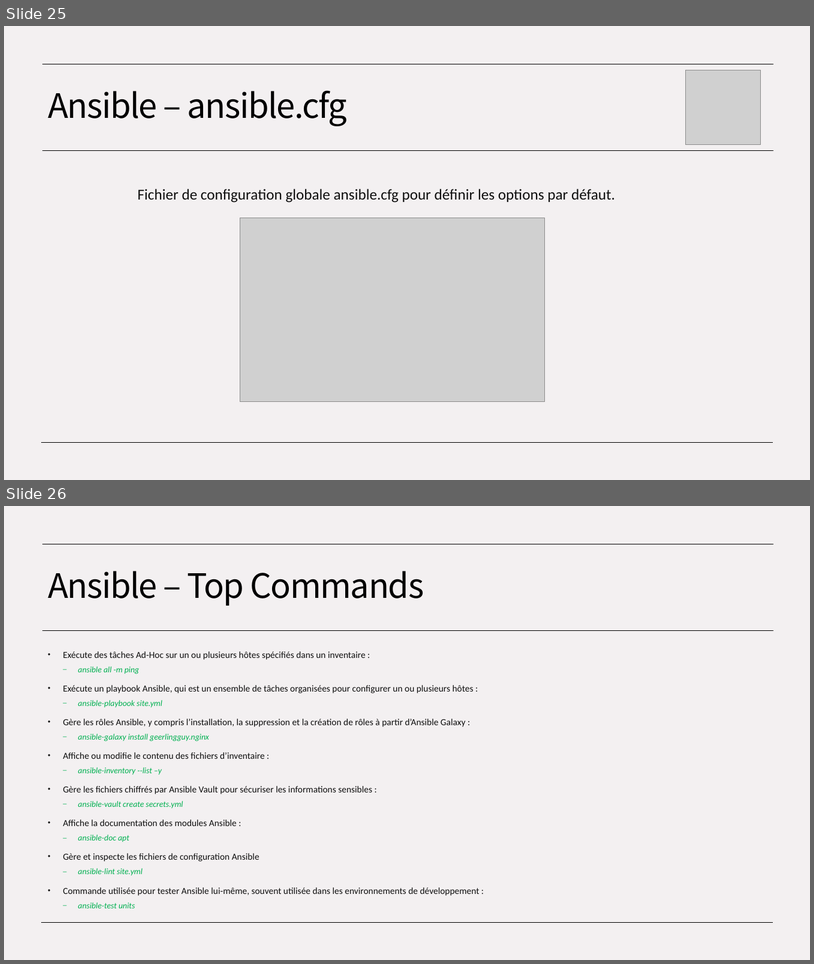
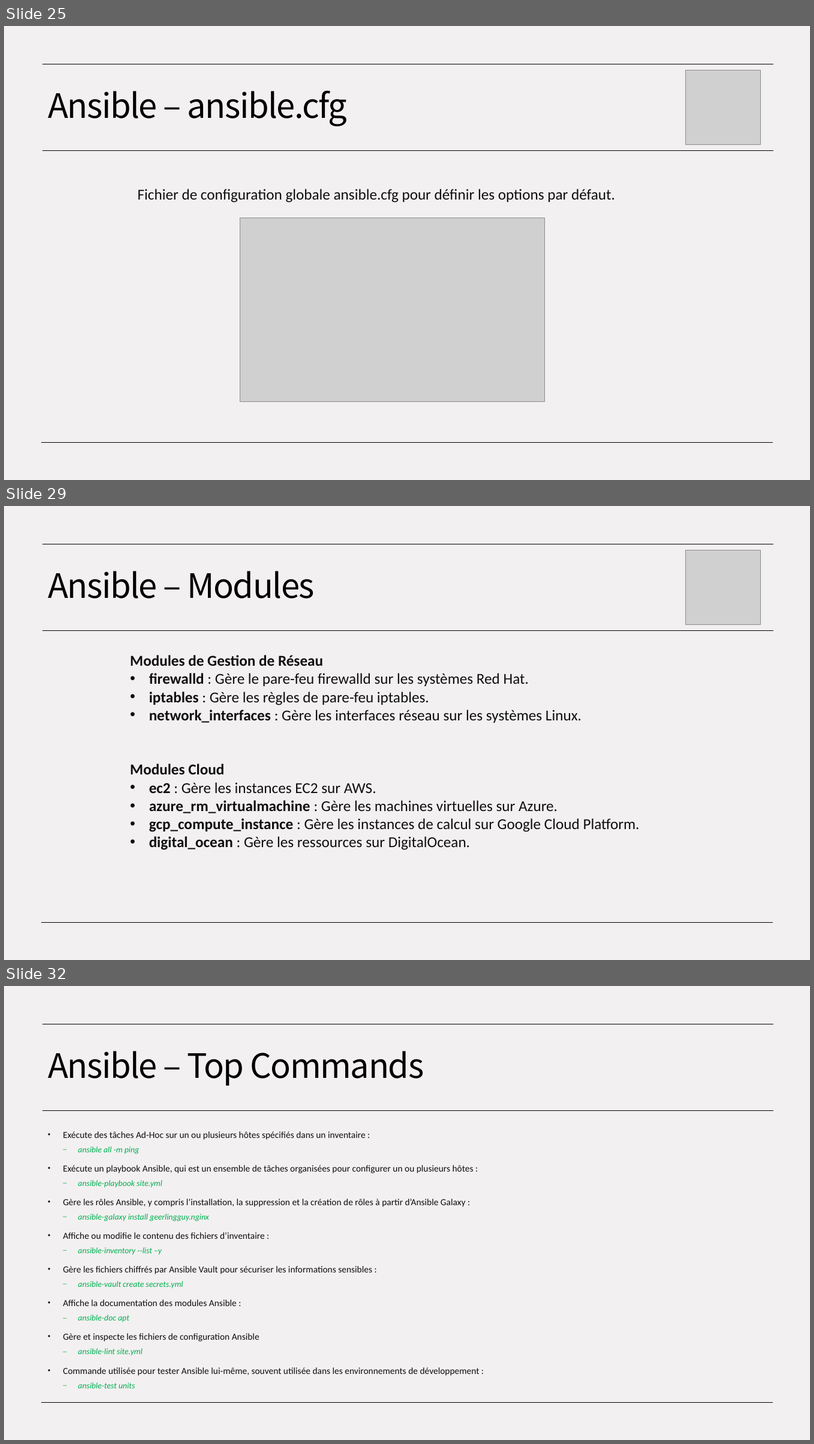
Before and after one commit to ConstevoTechnologies/EPSI---IaC, a slide deck: EPSI - Module IaC.pptx. Shown one above the other, each under a label of ours: slides 25 and 26 before the commit, slides 25, 29 and 32 after it; the slides between them are not shown. The pictures are 814x964 and 814x1444 pixels, drawn with LibreOffice and Linux fonts; fonts in the diff are those of the drawing; grey boxes stand for pictures. Boxes give left, top, right and bottom in pixels: in the first picture for what was removed or moved away, otherwise in the second. Text is boxed around its words. In the diff, an @@ line names an element or a change of style, - is before the commit and + after.

```diff
--- a/EPSI - Module IaC.pptx
+++ b/EPSI - Module IaC.pptx
@@ slide 29 added at <box>4,506,810,960</box>, background #F3F0F1; not listed: 3 template elements that a slide beside it also shows @@
@@ picture added at <box>686,550,761,625</box> @@
@@ title added at <box>48,571,315,598</box>, 40 pt, text #000000 @@
+Ansible – Modules
@@ text added at <box>130,655,640,850</box>, 18 pt, text #0E0E0E @@
+Modules de Gestion de Réseau
+• firewalld : Gère le pare-feu firewalld sur les systèmes Red Hat.
+• iptables : Gère les règles de pare-feu iptables.
+• network_interfaces : Gère les interfaces réseau sur les systèmes Linux.
+Modules Cloud
+• ec2 : Gère les instances EC2 sur AWS.
+• azure_rm_virtualmachine : Gère les machines virtuelles sur Azure.
+• gcp_compute_instance : Gère les instances de calcul sur Google Cloud Platform.
+• digital_ocean : Gère les ressources sur DigitalOcean.
@@ what was slide 26 is now slide 32 @@
```
Also in this commit, not shown: 1 slide changed, 5 other slides added.
